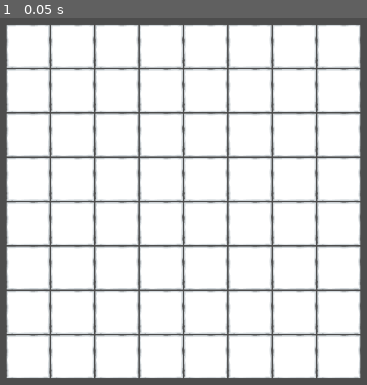
Above: before the commit, frame 1.
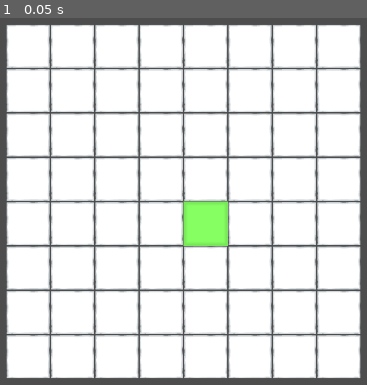
Above: after the commit, the same moment.

Repository: JoeThCo/DND_Jodot
Game: Godot game, scene res://Scenes/Game.tscn
The game is run twice, just before and just after one commit, with the same random seed, the same clock (stepped at 60 frames per second) and the same inputs.
Inputs:
- Up to frame 1 (0.05 s): no input

The runs differ from the first frame. In frame 1, 1.5% of the frame differs, in the area x 49-63%, y 49-63%.

Commit message:
More Setup

Diff:
--- a/Scenes/Game.tscn
+++ b/Scenes/Game.tscn
@@ -1,6 +1,7 @@
-[gd_scene load_steps=5 format=3 uid="uid://dvjuwo6eelwaq"]
+[gd_scene load_steps=6 format=3 uid="uid://dvjuwo6eelwaq"]
 
 [ext_resource type="Texture2D" uid="uid://cvnwqa1fen1ug" path="res://Art/tilesheet.png" id="1_k1mo6"]
+[ext_resource type="Script" path="res://Scripts/Game.gd" id="1_nvesw"]
 [ext_resource type="Script" path="res://Scripts/Board.gd" id="2_kxuyw"]
 
 [sub_resource type="TileSetAtlasSource" id="TileSetAtlasSource_lmsmy"]
@@ -160,6 +161,7 @@
 sources/0 = SubResource("TileSetAtlasSource_lmsmy")
 
 [node name="Game" type="Node"]
+script = ExtResource("1_nvesw")
 
 [node name="Board" type="TileMap" parent="."]
 tile_set = SubResource("TileSet_ipbs3")
--- a/Scenes/Unit.tscn
+++ b/Scenes/Unit.tscn
@@ -20,4 +20,5 @@
 
 [node name="Sprite2D" type="Sprite2D" parent="."]
 modulate = Color(0.521569, 1, 0.384314, 1)
+scale = Vector2(4, 4)
 texture = ExtResource("5_4ltpn")
--- a/Scripts/Board.gd
+++ b/Scripts/Board.gd
@@ -1,4 +1,7 @@
 extends TileMap
+
+var aStar: AStar2D
+#https://escada-games.itch.io/randungeon/devlog/261991/how-to-use-godots-astar2d-for-path-finding
 
 func _ready() -> void:
     set_process(true)
@@ -6,6 +9,16 @@
 func _input(event: InputEvent) -> void:
     if event is InputEventMouseButton and event.is_pressed():
         print_debug(mouse_to_local())
+        print_debug(local_to_world(Vector2i(0,0)))
 
-func mouse_to_local() -> Vector2:
-    return local_to_map(to_local(get_global_mouse_position()))
+func mouse_to_local():
+    return world_to_local(get_global_mouse_position())
+
+func local_to_mouse():
+    return local_to_world(get_global_mouse_position())
+
+func world_to_local(vector: Vector2) -> Vector2:
+    return local_to_map(to_local(vector))
+
+func local_to_world(vector: Vector2i) -> Vector2i:
+    return map_to_local(to_global(vector))
--- /dev/null
+++ b/Scripts/Game.gd
@@ -0,0 +1,12 @@
+extends Node
+
+@onready var unit: PackedScene = load('res://Scenes/Unit.tscn')
+
+func _ready() -> void:
+    spawn_a_unit(Vector2i(0,0))
+
+func spawn_a_unit(position: Vector2i):
+    var new_unit = unit.instantiate()
+    new_unit.position = $Board.local_to_world(Vector2i(0,0))
+
+    add_child(new_unit)
--- a/Scripts/Move.gd
+++ b/Scripts/Move.gd
@@ -6,11 +6,10 @@
 
 signal on_tile_moved
 
-
 var move_range: int = 0
 
 func init(start_range) -> void:
     move_range = start_range
 
-func Move():
+func Move(vector: Vector2i):
     pass
